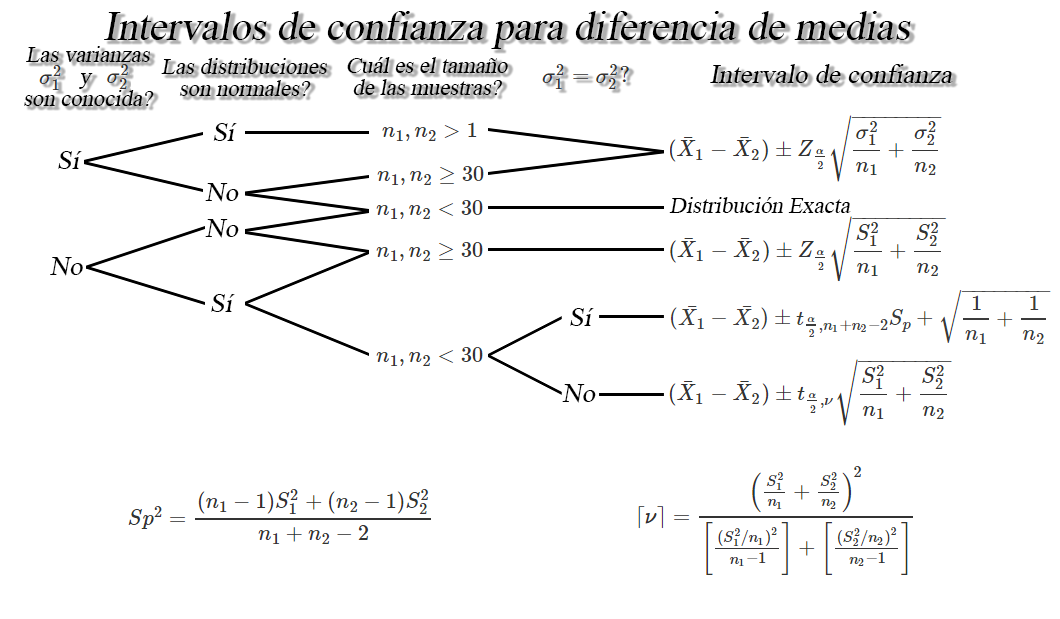
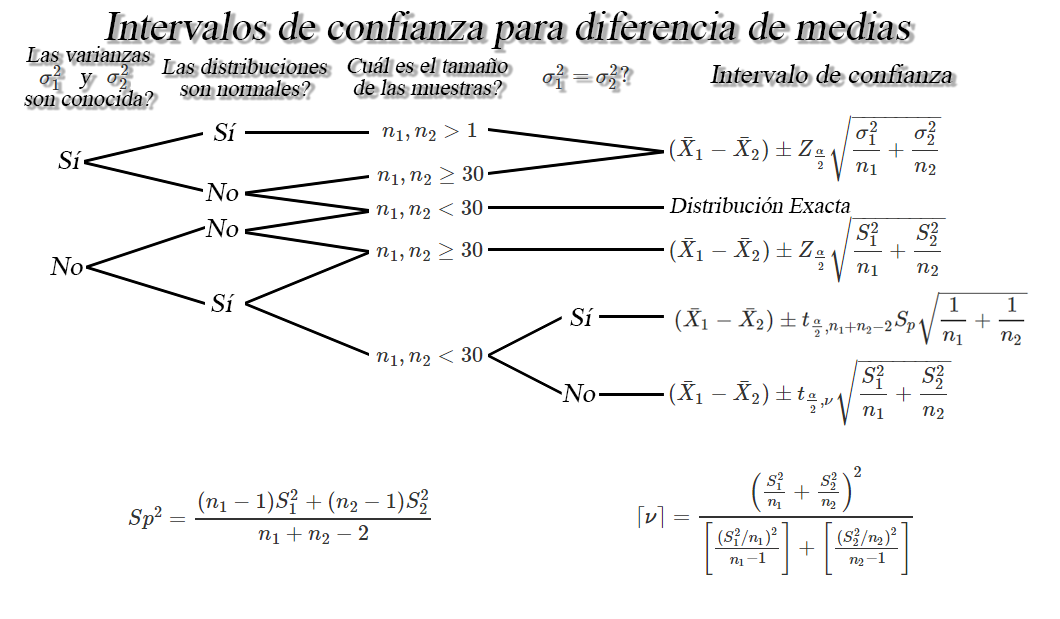
Two versions of the same layered image (1060 x 619). Layer-by-layer changes:
renamed "Capa 31" to "Capa 34", opacity 96% → 100%, painted on it over [left=670, top=281, right=1051, bottom=346]
